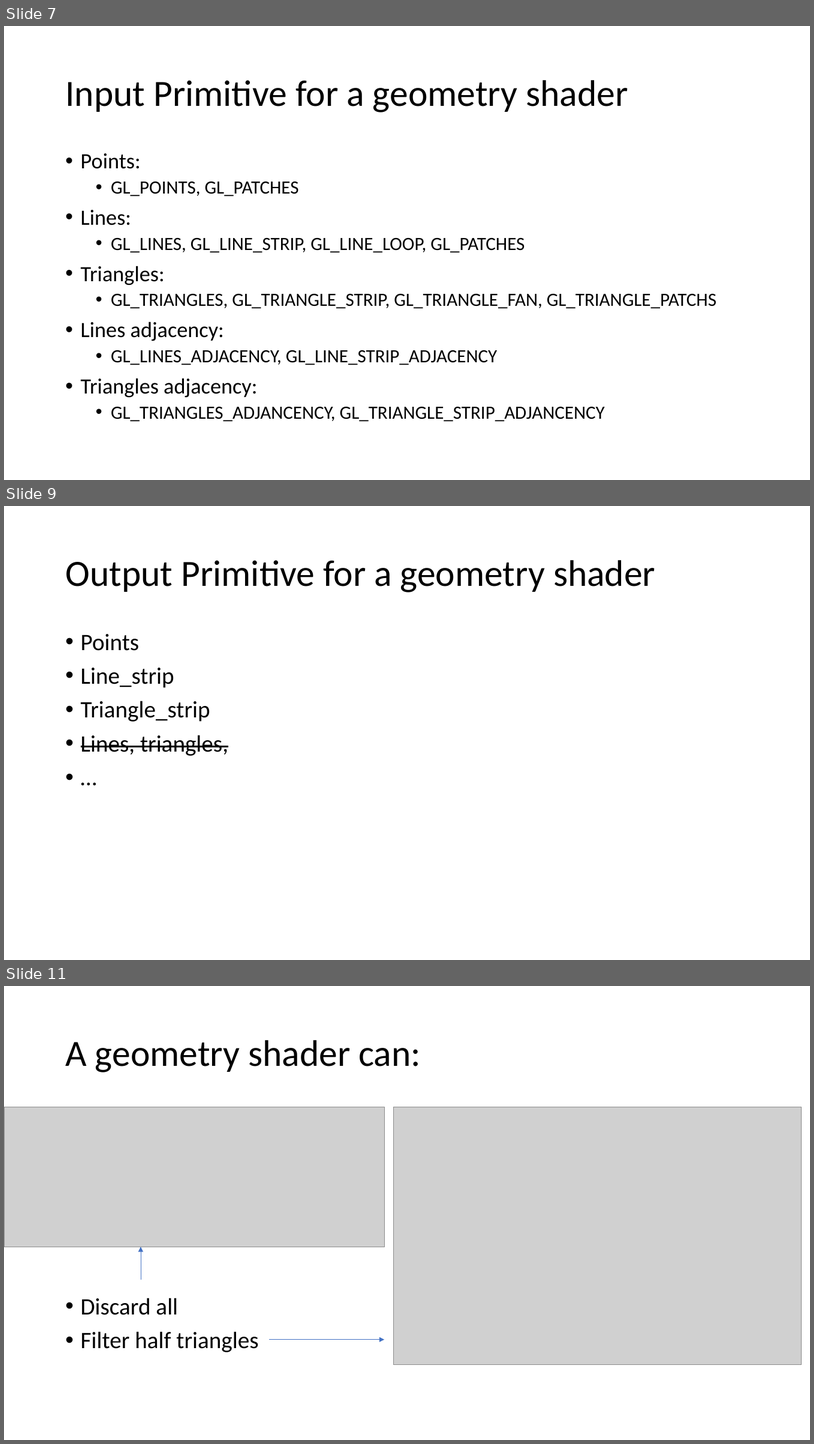
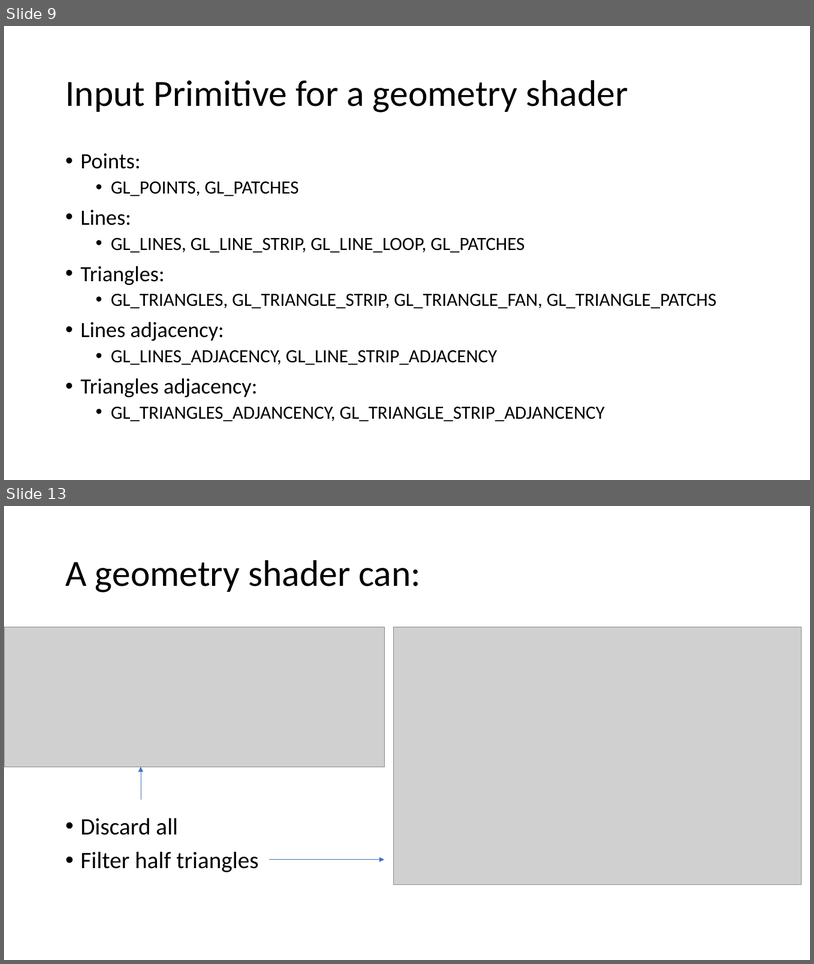
Before and after one commit to easyfly007/opengl_programming_guide, a slide deck: OpenGLProgrammingGuide_10_yifeih.pptx. Shown one above the other, each under a label of ours: slides 7, 9 and 11 before the commit, slides 9 and 13 after it; the slides between them are not shown. The pictures are 814x1444 and 814x964 pixels, drawn with LibreOffice and Linux fonts; fonts in the diff are those of the drawing; grey boxes stand for pictures. Boxes give left, top, right and bottom in pixels: in the first picture for what was removed or moved away, otherwise in the second. Text is boxed around its words. In the diff, an @@ line names an element or a change of style, - is before the commit and + after.

```diff
--- a/OpenGLProgrammingGuide_10_yifeih.pptx
+++ b/OpenGLProgrammingGuide_10_yifeih.pptx
@@ slide 9 removed at <box>4,506,810,960</box>, background #FFFFFF @@
@@ title removed at <box>65,560,656,592</box> @@
-Output Primitive for a geometry shader
@@ text removed at <box>81,634,228,756</box> @@
-• Points
-• Line_strip
-• Triangle_strip
-• Lines, triangles,
-• …
@@ what was slide 7 is now slide 9 @@
@@ what was slide 11 is now slide 13 @@
```
Also in this commit, not shown: 5 slides changed, 14 slides added, 11 other slides removed.
